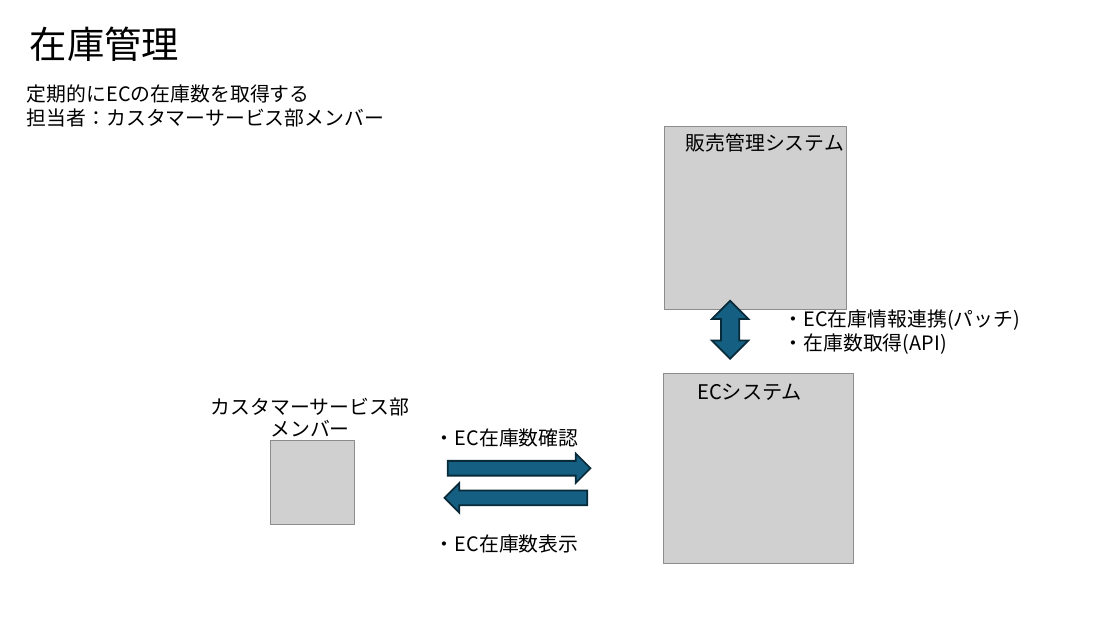
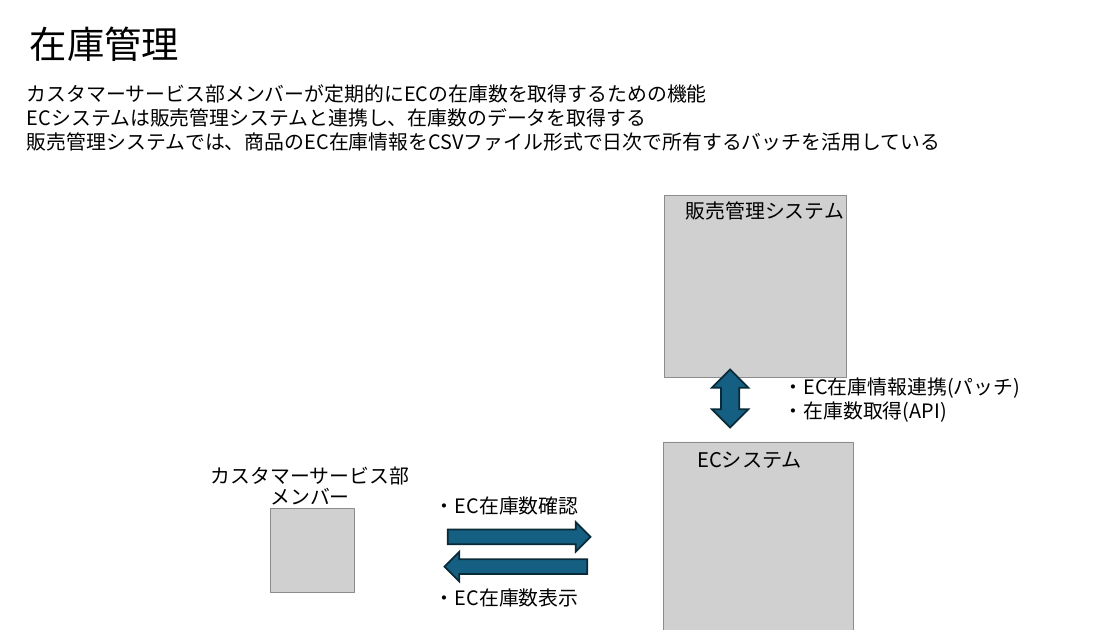
Before and after one commit to NaoyaIshizumi-Pasona/pm-cause-ec, a slide deck: slide 8 of 提案書/別紙1_サイト管理者の業務概要図.pptx (slide 7 before the commit). Drawn at 1120x630 pixels with LibreOffice and Linux fonts; fonts in the diff are those of the drawing; grey boxes stand for pictures. Boxes give left, top, right and bottom in pixels: in the first picture for what was removed or moved away, otherwise in the second. Text is boxed around its words. In the diff, an @@ line names an element or a change of style, - is before the commit and + after.

```diff
--- a/提案書/別紙1_サイト管理者の業務概要図.pptx
+++ b/提案書/別紙1_サイト管理者の業務概要図.pptx
@@ text at [27, 84, 940, 151]: text changed @@
-定期的にECの在庫数を取得する
-担当者：カスタマーサービス部メンバー
+カスタマーサービス部メンバーが定期的にECの在庫数を取得するための機能
+ECシステムは販売管理システムと連携し、在庫数のデータを取得する
+販売管理システムでは、商品のEC在庫情報をCSVファイル形式で日次で所有するバッチを活用している
@@ 5 texts, 3 pictures, 2 right arrows, 1 up down arrow: place and size @@
-5 texts, 3 pictures, 2 right arrows, 1 up down arrow at [211, 127, 1021, 563]
+5 texts, 3 pictures, 2 right arrows, 1 up down arrow at [211, 196, 1021, 630]
@@ text "・EC在庫数表示": place and size @@
-text "・EC在庫数表示" at [435, 534, 579, 553]
+text "・EC在庫数表示" at [435, 588, 579, 607]
```
Also in this commit, not shown: 7 other slides changed, 1 slide added.
